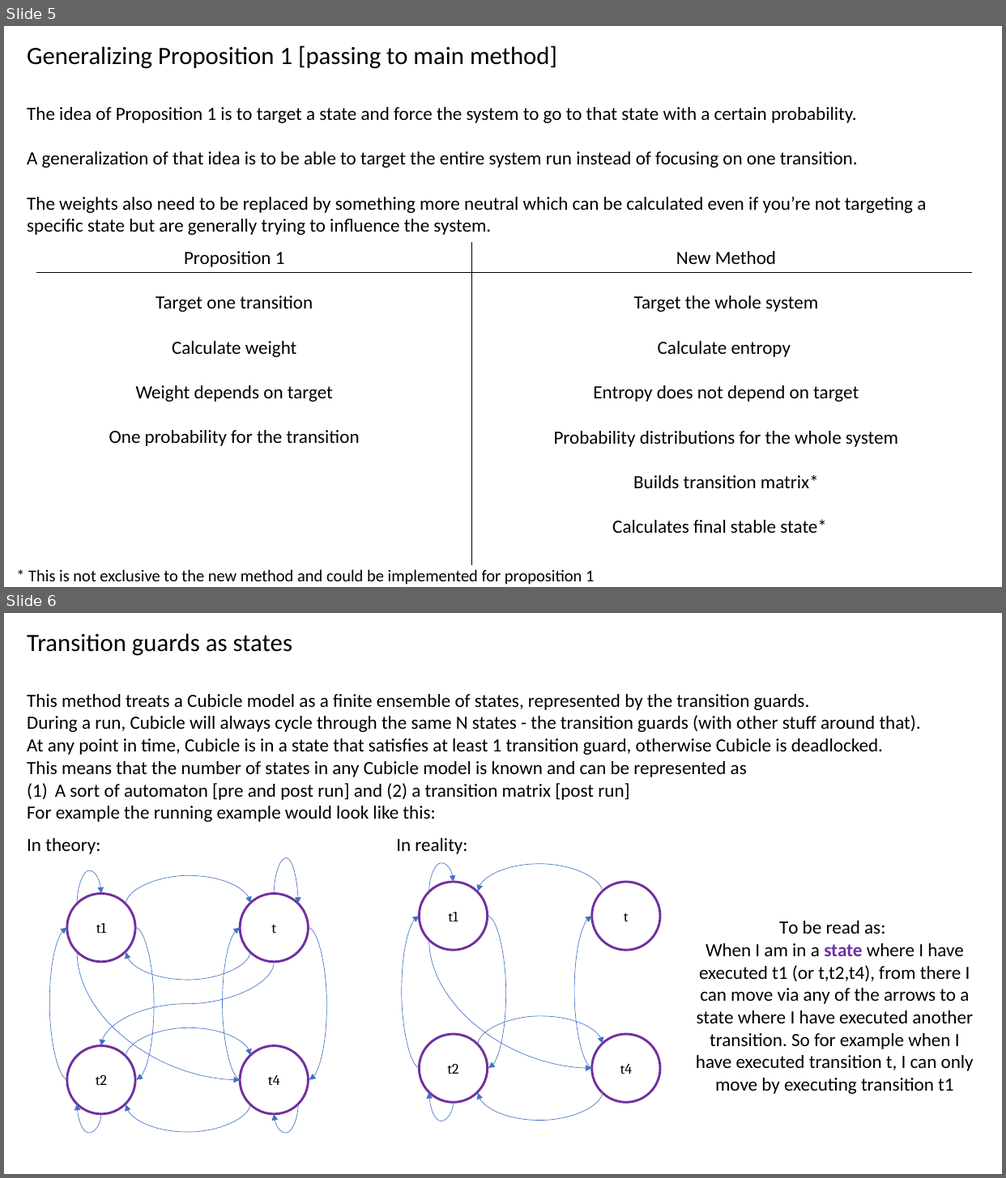
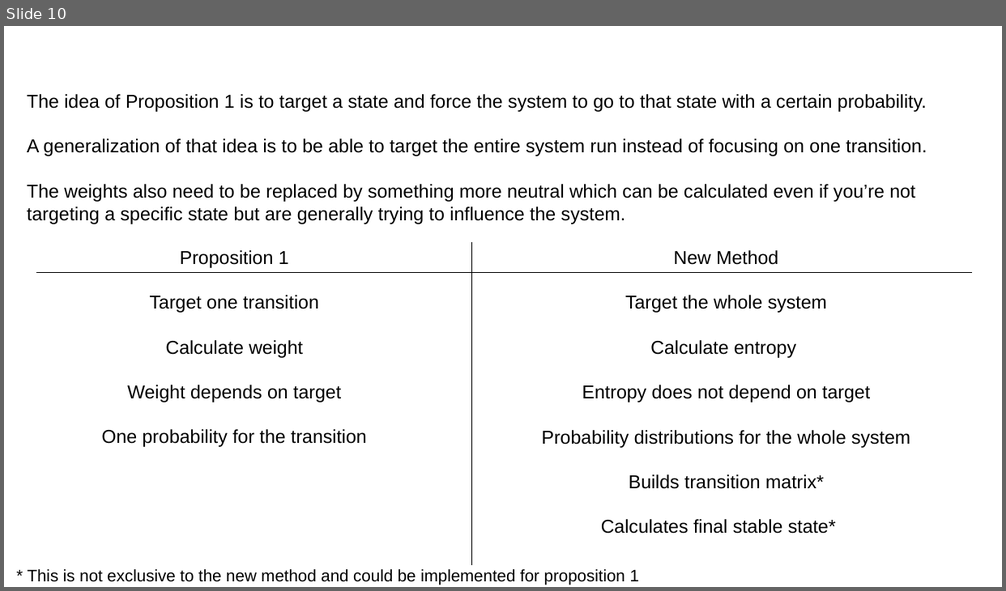
Before and after one commit to cubicle-model-checker/cubicle, a slide deck: mcmc_method.pptx. Shown one above the other, each under a label of ours: slides 5 and 6 before the commit, slide 10 after it. The pictures are 1006x1178 and 1006x591 pixels, drawn with LibreOffice and Linux fonts; fonts in the diff are those of the drawing. Boxes give left, top, right and bottom in pixels: in the first picture for what was removed or moved away, otherwise in the second. Text is boxed around its words. In the diff, an @@ line names an element or a change of style, - is before the commit and + after.

```diff
--- a/mcmc_method.pptx
+++ b/mcmc_method.pptx
@@ slide 6 removed at [4, 613, 1002, 1174], background #FFFFFF @@
@@ text removed at [27, 633, 292, 656] @@
-Transition guards as states
@@ text removed at [27, 694, 921, 854] @@
-This method treats a Cubicle model as a finite ensemble of states, represented by the transition guards.
-During a run, Cubicle will always cycle through the same N states - the transition guards (with other stuff around that).
-At any point in time, Cubicle is in a state that satisfies at least 1 transition guard, otherwise Cubicle is deadlocked.
-This means that the number of states in any Cubicle model is known and can be represented as
-(1) A sort of automaton [pre and post run] and (2) a transition matrix [post run]
-For example the running example would look like this:
-In theory: In reality:
@@ curved arrow removed from (429, 892) to (454, 882) @@
@@ group removed at [402, 864, 660, 1121]: 7 curved arrows, 4 ellipses, 4 texts @@
-t1
-t
-t2
-t4
@@ text removed at [696, 921, 974, 1094] @@
-To be read as:
-When I am in a state where I have executed t1 (or t,t2,t4), from there I can move via any of the arrows to a state where I have executed another transition. So for example when I have executed transition t, I can only move by executing transition t1
@@ curved arrow removed from (454, 1102) to (429, 1093) @@
@@ group removed at [49, 858, 326, 1133]: 14 curved arrows, 4 ellipses, 4 texts @@
-t1
-t
-t2
-t4
@@ what was slide 5 is now slide 10 @@
@@ slide 10 changed as well @@
@@ text removed at [27, 45, 557, 69] @@
-Generalizing Proposition 1 [passing to main method]
@@ font Calibri to Arial in 4 elements at [102, 250, 367, 447], [542, 250, 910, 534], [27, 570, 639, 586], [27, 94, 927, 224] @@
@@ text "The idea of Proposition 1 ...": place and size @@
-text "The idea of Proposition 1 ..." at [27, 107, 926, 235]
+text "The idea of Proposition 1 ..." at [27, 94, 927, 224]
```
Also in this commit, not shown: 8 other slides changed, 15 slides added, 2 other slides removed.
